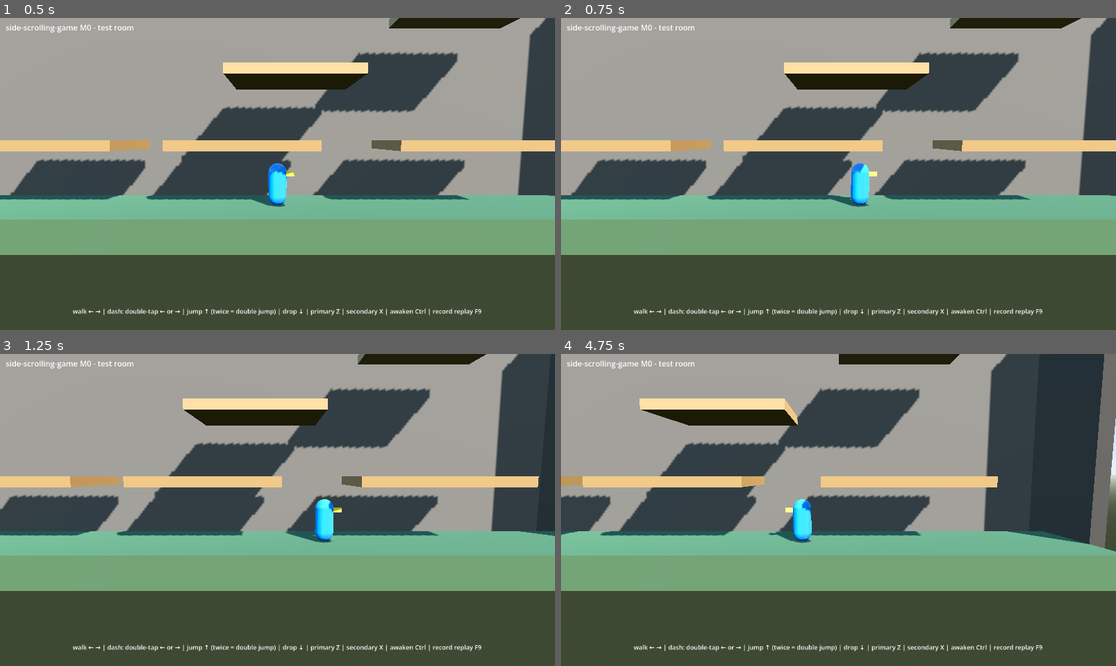
Above: before the commit, frames 1-4 (two rows, left to right).
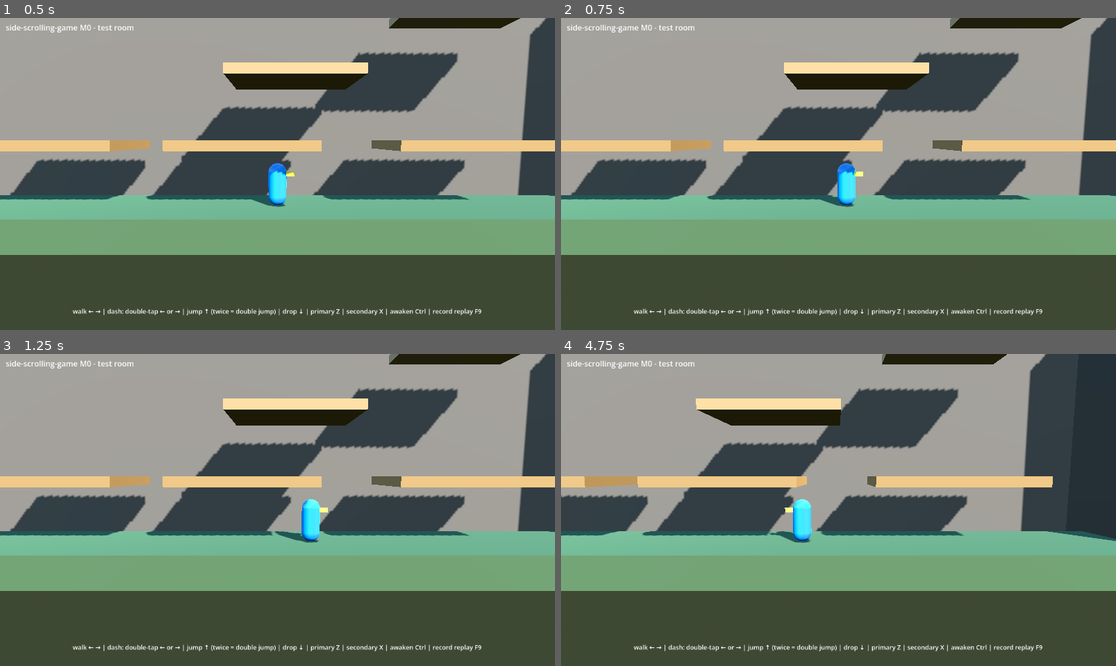
Above: after the commit, the same moments.

Repository: asty8926/side-scrolling-game
Game: Godot game, scene res://game/main.tscn
Two runs of this game, one before a commit and one after it. Both use one fixed random seed, a clock stepped at 60 frames per second and the inputs below.
Inputs (mouse positions are in pixels of both pictures, inside the frame that each line leads up to):
- Up to frame 1 (0.5 s): no input
- Up to frame 2 (0.75 s): tap Enter at 0.5 s; move the mouse to (960, 158) at 0.52 s; hold Right (right) from 0.53 s (still down); tap X (attack_x) at 0.6 s; click (960, 158) at 0.67 s
- Up to frame 3 (1.25 s): keep holding Right (right)
- Up to frame 4 (4.75 s): release Right (right) at 1.25 s; drag from (727, 525) to (810, 572) at 1.27 s; tap Space at 2 s; move the mouse to (894, 441) at 2.02 s; hold Right (right) 2.03-2.75 s; tap Ctrl (awaken) at 2.1 s; drag from (810, 572) to (672, 463) at 2.77 s; tap Enter at 3.5 s; move the mouse to (1005, 556) at 3.52 s; hold Left (left) 3.53-4.25 s; tap Alt at 3.6 s; drag from (672, 463) to (755, 432) at 4.27 s

Frame 1 is identical in both runs. In frame 2, 0.8% of the frame differs, in the area x 46-57%, y 46-61%; in frame 3, 13%; in frame 4, 18%, in the area x 0-100%, y 0-64%.

Commit message:
sim: move state machine with buffered cancel windows, root motion, AABB hits with damage and KD events; training setup

Diff:
--- a/game/replay/sim_setup.gd
+++ b/game/replay/sim_setup.gd
@@ -5,12 +5,19 @@
 ##
 ## - empty: no room, no fighters (sim core tests).
 ## - test_room: data/rooms/test_room.tres + data/characters/ranger_movement.tres
-##   + data/input_settings.tres, one fighter for player 0 at the spawn.
+##   + data/input_settings.tres, one ranger (data/characters/ranger.tres) for
+##   player 0 at the spawn.
+## - training: test_room plus a training dummy (data/characters/dummy.tres)
+##   standing DUMMY_OFFSET in front of the spawn, facing the player.
 
-const SETUPS: Array[StringName] = [&"empty", &"test_room"]
+const SETUPS: Array[StringName] = [&"empty", &"test_room", &"training"]
 const TEST_ROOM: String = "res://data/rooms/test_room.tres"
 const RANGER_MOVEMENT: String = "res://data/characters/ranger_movement.tres"
 const INPUT_SETTINGS: String = "res://data/input_settings.tres"
+const RANGER: String = "res://data/characters/ranger.tres"
+const DUMMY: String = "res://data/characters/dummy.tres"
+## Dummy x relative to the spawn. # proposal, tune
+const DUMMY_OFFSET: int = 1000
 
 
 static func has_setup(setup: StringName) -> bool:
@@ -24,6 +31,8 @@
 			return SimWorld.new(world_seed)
 		&"test_room":
 			return _test_room(world_seed)
+		&"training":
+			return _training(world_seed)
 	push_error("SimSetup: unknown setup '%s'" % setup)
 	return null
 
@@ -40,5 +49,23 @@
 	if not problems.is_empty():
 		push_error("SimSetup: invalid test room data: %s" % "; ".join(problems))
 		return null
-	world.add_fighter(0)
+	var ranger: int = world.add_character(load(RANGER) as CharacterData)
+	if ranger < 0 or world.add_fighter(0, ranger) < 0:
+		push_error("SimSetup: cannot add the ranger from %s" % RANGER)
+		return null
 	return world
+
+
+static func _training(world_seed: int) -> SimWorld:
+	var world: SimWorld = _test_room(world_seed)
+	if world == null:
+		return null
+	var dummy: int = world.add_character(load(DUMMY) as CharacterData)
+	var id: int = world.add_fighter(SimFighter.NO_PLAYER, dummy) if dummy >= 0 else -1
+	if id < 0:
+		push_error("SimSetup: cannot add the training dummy from %s" % DUMMY)
+		return null
+	var fighter: SimFighter = world.fighters[world.fighters.size() - 1]
+	fighter.x = world.room.spawn_x + DUMMY_OFFSET
+	fighter.facing = SimFighter.LEFT
+	return world
--- /dev/null
+++ b/game/sim/sim_combat.gd
@@ -0,0 +1,108 @@
+class_name SimCombat
+extends RefCounted
+## Deterministic attack state machine and 2D AABB hit detection. Frame ticks
+## are zero based. Hit results are events (HP/hitstun responses arrive in #45).
+
+## Display phase of a move. Move state itself is its index + tick on SimFighter.
+enum Phase { IDLE, STARTUP, ACTIVE, RECOVERY }
+
+
+static func current_move(world: SimWorld, f: SimFighter) -> MoveData:
+	if f.move < 0 or f.character >= world.characters.size():
+		return null
+	var moveset: MoveSet = world.characters[f.character].moveset
+	if moveset == null or f.move >= moveset.moves.size():
+		return null
+	return moveset.moves[f.move]
+
+
+static func phase(world: SimWorld, f: SimFighter) -> Phase:
+	var move: MoveData = current_move(world, f)
+	if move == null:
+		return Phase.IDLE
+	if f.move_tick < move.startup:
+		return Phase.STARTUP
+	if f.move_tick < move.startup + move.active:
+		return Phase.ACTIVE
+	return Phase.RECOVERY
+
+
+## Resolves a cancel or a new attack at the start of the tick, before movement.
+static func begin_tick(world: SimWorld, f: SimFighter, history: InputHistory) -> void:
+	if f.character >= world.characters.size():
+		return
+	var moveset: MoveSet = world.characters[f.character].moveset
+	if moveset == null:
+		return
+	var move: MoveData = current_move(world, f)
+	if move != null and f.move_tick >= move.length():
+		f.move = SimFighter.NO_MOVE
+		f.move_tick = 0
+		f.idle_ticks = 0
+		f.hit_keys.clear()
+		move = null
+	if move != null:
+		if f.move_tick >= move.cancel_from and f.move_tick <= move.cancel_to:
+			for next_id: StringName in move.cancel_into:
+				var next: int = moveset.index_of(next_id)
+				if next >= 0 and history.buffered_press(_button(moveset.moves[next]), world.input_settings.buffer_ticks):
+					_start(world, f, next)
+					return
+		return
+	var buffer: int = mini(world.input_settings.buffer_ticks, f.idle_ticks)
+	f.idle_ticks = mini(f.idle_ticks + 1, InputHistory.CAPACITY)
+	if not f.is_grounded():
+		return  # air commands are M1
+	for i: int in moveset.moves.size():
+		var candidate: MoveData = moveset.moves[i]
+		if candidate.start == MoveData.Start.NEUTRAL and history.buffered_press(_button(candidate), buffer):
+			_start(world, f, i)
+			return
+
+
+static func _start(world: SimWorld, f: SimFighter, index: int) -> void:
+	f.move = index
+	f.move_tick = 0
+	f.idle_ticks = 0
+	f.hit_keys.clear()
+	f.dash_dir = 0
+	f.vx = 0
+	var move: MoveData = current_move(world, f)
+	world.emit_event(&"move_start", f.id, 0, move.id)
+
+
+## Applies the move's root motion and hits every overlapping hurtbox once per
+## box. All fighters are in stable id order; no physics engine is consulted.
+static func resolve(world: SimWorld, f: SimFighter) -> void:
+	var move: MoveData = current_move(world, f)
+	if move == null:
+		return
+	var m: MovementParams = world.movement
+	f.x = clampi(f.x + move.motion_at(f.move_tick) * f.facing, world.room.left + m.half_width, world.room.right - m.half_width)
+	for index: int in move.hitboxes.size():
+		var box: HitboxData = move.hitboxes[index]
+		if f.move_tick < box.from_tick or f.move_tick > box.to_tick:
+			continue
+		for target: SimFighter in world.fighters:
+			if target.id == f.id or target.character >= world.characters.size():
+				continue
+			var hurtbox: HurtboxData = world.characters[target.character].hurtbox
+			var key: int = (index << 32) | target.id
+			if not f.hit_keys.has(key) and overlaps(f, box, target, hurtbox):
+				f.hit_keys.append(key)
+				var attack: int = world.characters[f.character].attack
+				world.emit_hit(f.id, target.id, move, attack * move.damage_percent / 100)
+	f.move_tick += 1
+
+
+## Integer AABB overlap (touching edges count as touching/hit).
+static func overlaps(attacker: SimFighter, hit: HitboxData, target: SimFighter, hurt: HurtboxData) -> bool:
+	var ax: int = attacker.x + hit.offset_x * attacker.facing
+	var bx: int = target.x + hurt.offset_x * target.facing
+	var ay: int = attacker.y + hit.offset_y
+	var by: int = target.y + hurt.offset_y
+	return absi(ax - bx) * 2 <= hit.width + hurt.width and ay <= by + hurt.height and ay + hit.height >= by
+
+
+static func _button(move: MoveData) -> int:
+	return InputFrame.Z if move.button == MoveData.AttackButton.Z else InputFrame.X
--- a/game/sim/sim_event.gd
+++ b/game/sim/sim_event.gd
@@ -12,6 +12,9 @@
 var target: int = 0
 ## Move id when relevant (e.g. &"ranger_zzzz_1").
 var move_id: StringName = &""
+## Resolved integer damage and KD added (hit events only).
+var damage: int = 0
+var kd: int = 0
 
 
 func _init(event_tick: int = 0, event_type: StringName = &"", actor_id: int = 0, target_id: int = 0, move: StringName = &"") -> void:
@@ -24,4 +27,7 @@
 
 ## Stable text form used by replay files and test messages: "tick:type:actor:target:move".
 func to_text() -> String:
-	return "%d:%s:%d:%d:%s" % [tick, type, actor, target, move_id]
+	var text: String = "%d:%s:%d:%d:%s" % [tick, type, actor, target, move_id]
+	if type == &"hit":
+		text += ":damage=%d:kd=%d" % [damage, kd]
+	return text
--- a/game/sim/sim_fighter.gd
+++ b/game/sim/sim_fighter.gd
@@ -1,6 +1,7 @@
 class_name SimFighter
 extends RefCounted
-## A player-controlled character in the sim (integer state only).
+## A character in the sim (integer state only): a player's fighter, or a
+## fighter without input (player NO_PLAYER) such as the training dummy.
 ## x = pushbox center, y = feet, in sub-units; velocities in sub-units/tick.
 
 const RIGHT: int = 1
@@ -9,10 +10,16 @@
 const ON_FLOOR: int = -1
 ## `ground` value when airborne.
 const IN_AIR: int = -2
+## `player` of a fighter that reads no input.
+const NO_PLAYER: int = -1
+## `move` when no move is playing.
+const NO_MOVE: int = -1
 
 var id: int = 0
-## Player index whose InputHistory drives this fighter.
+## Player index whose InputHistory drives this fighter, or NO_PLAYER.
 var player: int = 0
+## Index into SimWorld.characters.
+var character: int = 0
 var x: int = 0
 var y: int = 0
 var vx: int = 0
@@ -28,26 +35,47 @@
 ## Ticks left ignoring one-way platforms after a drop-through.
 var drop_ticks: int = 0
 
-## Field order for snapshots. Append new fields at the end and bump
-## SimWorld.SNAPSHOT_VERSION.
-const FIELD_COUNT: int = 11
+## Index of the playing move in the character's MoveSet, or NO_MOVE.
+var move: int = NO_MOVE
+## Ticks since the move started (0 on its first tick).
+var move_tick: int = 0
+## Ticks since the fighter was last free of a move (capped), so a press made
+## during a finished string's recovery does not restart it.
+var idle_ticks: int = 0
+## (hitbox index << 32) | target id, for every hit the current move landed:
+## each hitbox hits each target once per activation.
+var hit_keys: PackedInt64Array = PackedInt64Array()
+
+## Fixed fields in snapshot order (hit_keys follow as a count + values).
+## Append new fields at the end and bump SimWorld.SNAPSHOT_VERSION.
+const FIELD_COUNT: int = 15
+## Most hits one move can record (hitboxes x targets).
+const MAX_HIT_KEYS: int = 256
 
 
 func is_grounded() -> bool:
 	return ground != IN_AIR
 
 
+func is_in_move() -> bool:
+	return move != NO_MOVE
+
+
 func write_to(buf: StreamPeerBuffer) -> void:
-	for value: int in [id, player, x, y, vx, vy, facing, ground, air_jumps, dash_dir, drop_ticks]:
+	for value: int in [id, player, character, x, y, vx, vy, facing, ground, air_jumps, dash_dir, drop_ticks, move, move_tick, idle_ticks]:
 		buf.put_64(value)
+	buf.put_32(hit_keys.size())
+	for key: int in hit_keys:
+		buf.put_64(key)
 
 
 static func read_from(buf: StreamPeerBuffer) -> SimFighter:
-	if buf.get_available_bytes() < FIELD_COUNT * 8:
+	if buf.get_available_bytes() < FIELD_COUNT * 8 + 4:
 		return null
 	var f: SimFighter = SimFighter.new()
 	f.id = buf.get_64()
 	f.player = buf.get_64()
+	f.character = buf.get_64()
 	f.x = buf.get_64()
 	f.y = buf.get_64()
 	f.vx = buf.get_64()
@@ -57,6 +85,18 @@
 	f.air_jumps = buf.get_64()
 	f.dash_dir = buf.get_64()
 	f.drop_ticks = buf.get_64()
-	if (f.facing != RIGHT and f.facing != LEFT) or f.ground < IN_AIR or f.player < 0 or f.air_jumps < 0 or absi(f.dash_dir) > 1 or f.drop_ticks < 0:
+	f.move = buf.get_64()
+	f.move_tick = buf.get_64()
+	f.idle_ticks = buf.get_64()
+	var key_count: int = buf.get_32()
+	if key_count < 0 or key_count > MAX_HIT_KEYS or buf.get_available_bytes() < key_count * 8:
+		return null
+	for i: int in key_count:
+		f.hit_keys.append(buf.get_64())
+	if (f.facing != RIGHT and f.facing != LEFT) or f.ground < IN_AIR or f.player < NO_PLAYER or f.character < 0:
+		return null
+	if f.air_jumps < 0 or absi(f.dash_dir) > 1 or f.drop_ticks < 0:
+		return null
+	if f.move < NO_MOVE or f.move_tick < 0 or f.idle_ticks < 0:
 		return null
 	return f
--- a/game/sim/sim_movement.gd
+++ b/game/sim/sim_movement.gd
@@ -17,8 +17,9 @@
 	var m: MovementParams = world.movement
 	var room: RoomLayout = world.room
 	var window: int = world.input_settings.double_tap_window_ticks
-	var held: int = history.held_now()
-	var pressed: int = history.pressed_ago(0)
+	var attacking: bool = f.is_in_move()
+	var held: int = 0 if attacking else history.held_now()
+	var pressed: int = 0 if attacking else history.pressed_ago(0)
 	var dir: int = 0
 	if (held & InputFrame.RIGHT) != 0:
 		dir += 1
@@ -33,7 +34,7 @@
 		reverse_press = (pressed & against) != 0
 	# An opposite press during a dash is always the reverse (below), even when it
 	# also completes a double tap.
-	if not reverse_press:
+	if not reverse_press and not attacking:
 		if history.double_tap(InputFrame.RIGHT, window):
 			started = SimFighter.RIGHT
 		elif history.double_tap(InputFrame.LEFT, window):
@@ -71,12 +72,12 @@
 		f.vy = 0
 		f.air_jumps = 1
 		world.emit_event(&"drop", f.id)
-	elif f.is_grounded() and history.buffered_press(InputFrame.UP, world.input_settings.buffer_ticks):
+	elif not attacking and f.is_grounded() and history.buffered_press(InputFrame.UP, world.input_settings.buffer_ticks):
 		f.ground = SimFighter.IN_AIR
 		f.vy = m.jump_velocity
 		f.air_jumps = 1
 		world.emit_event(&"jump", f.id)
-	elif not f.is_grounded() and f.air_jumps > 0 and history.buffered_press(InputFrame.UP, 0):
+	elif not attacking and not f.is_grounded() and f.air_jumps > 0 and history.buffered_press(InputFrame.UP, 0):
 		f.vy = m.double_jump_velocity
 		f.air_jumps -= 1
 		world.emit_event(&"double_jump", f.id)
--- a/game/sim/sim_world.gd
+++ b/game/sim/sim_world.gd
@@ -13,9 +13,11 @@
 
 ## Snapshot header. Bump SNAPSHOT_VERSION whenever the field list changes.
 const SNAPSHOT_MAGIC: int = 0x57534D53  # "SMSW"
-const SNAPSHOT_VERSION: int = 3
+const SNAPSHOT_VERSION: int = 4
 ## Players a world accepts input from (party of up to 4).
 const MAX_PLAYERS: int = 4
+## Most fighters (players + dummies/mobs) a world and its snapshot hold.
+const MAX_FIGHTERS: int = 8
 
 ## Ticks stepped since the world was created.
 var tick: int = 0
@@ -42,6 +44,8 @@
 var tier_height: int = 0
 ## Player-controlled fighters, stable insertion order.
 var fighters: Array[SimFighter] = []
+## Static character data, indexed by each fighter's `character` field.
+var characters: Array[CharacterData] = []
 ## Entities in stable insertion order.
 var entities: Array[SimEntity] = []
 var _next_entity_id: int = 1
@@ -75,21 +79,42 @@
 
 ## Adds a fighter for `player` standing on the floor at the room spawn.
 ## Returns its id, or -1 when the world has no room configured or is full.
-func add_fighter(player: int) -> int:
+func add_fighter(player: int, character_index: int = 0) -> int:
 	if room == null or movement == null:
 		push_error("SimWorld.add_fighter: configure() the world first")
 		return -1
-	if fighters.size() >= MAX_PLAYERS:
-		push_error("SimWorld.add_fighter: at most %d fighters fit in a snapshot" % MAX_PLAYERS)
+	if fighters.size() >= MAX_FIGHTERS:
+		push_error("SimWorld.add_fighter: at most %d fighters fit in a snapshot" % MAX_FIGHTERS)
+		return -1
+	if player < SimFighter.NO_PLAYER or player >= MAX_PLAYERS:
+		push_error("SimWorld.add_fighter: player %d is not NO_PLAYER or in [0, %d)" % [player, MAX_PLAYERS])
+		return -1
+	if character_index < 0 or character_index >= characters.size():
+		push_error("SimWorld.add_fighter: unknown character %d (add_character first)" % character_index)
 		return -1
 	var fighter: SimFighter = SimFighter.new()
 	fighter.id = _next_entity_id
 	_next_entity_id += 1
 	fighter.player = player
+	fighter.character = character_index
 	fighter.x = room.spawn_x
 	fighter.y = room.floor_y
 	fighters.append(fighter)
 	return fighter.id
+
+
+## Registers static character data. Returns its index, or -1 with an error
+## when the data is invalid.
+func add_character(data: CharacterData) -> int:
+	if data == null:
+		push_error("SimWorld.add_character: no data")
+		return -1
+	var problems: Array[String] = data.validate()
+	if not problems.is_empty():
+		push_error("SimWorld.add_character: %s is invalid: %s" % [data.id, "; ".join(problems)])
+		return -1
+	characters.append(data)
+	return characters.size() - 1
 
 
 ## Adds an entity, gives it the next id and returns that id.
@@ -147,8 +172,11 @@
 	var empty_history: InputHistory = InputHistory.new()
 	empty_history.push(InputFrame.new())
 	for fighter: SimFighter in fighters:
-		var history: InputHistory = histories[fighter.player] if fighter.player < histories.size() else empty_history
+		var history: InputHistory = histories[fighter.player] if fighter.player >= 0 and fighter.player < histories.size() else empty_history
+		SimCombat.begin_tick(self, fighter, history)
 		SimMovement.step_fighter(self, fighter, history)
+	for fighter: SimFighter in fighters:
+		SimCombat.resolve(self, fighter)
 
 	for entity: SimEntity in entities:
 		entity.x += entity.vx
@@ -160,6 +188,14 @@
 ## Records an event for this tick (used by sim systems).
 func emit_event(type: StringName, actor: int = 0, target: int = 0, move_id: StringName = &"") -> void:
 	events.append(SimEvent.new(tick, type, actor, target, move_id))
+
+
+## Records a hit with resolved damage and KD (response is added in #45).
+func emit_hit(actor: int, target: int, move: MoveData, damage: int) -> void:
+	var event: SimEvent = SimEvent.new(tick, &"hit", actor, target, move.id)
+	event.damage = damage
+	event.kd = move.kd
+	events.append(event)
 
 
 ## Serializes the whole state in a fixed field order (little-endian).
@@ -244,13 +280,13 @@
 		push_error("SimWorld.restore: snapshot truncated before the fighter list")
 		return ERR_INVALID_DATA
 	var fighter_count: int = buf.get_32()
-	if fighter_count < 0 or fighter_count > MAX_PLAYERS:
+	if fighter_count < 0 or fighter_count > MAX_FIGHTERS:
 		push_error("SimWorld.restore: invalid fighter count %d" % fighter_count)
 		return ERR_INVALID_DATA
 	var new_fighters: Array[SimFighter] = []
 	for i: int in fighter_count:
 		var fighter: SimFighter = SimFighter.read_from(buf)
-		if fighter == null or (room != null and fighter.ground >= room.platforms.size()):
+		if fighter == null or (room != null and fighter.ground >= room.platforms.size()) or fighter.player >= MAX_PLAYERS or not _fighter_data_ok(fighter):
 			push_error("SimWorld.restore: invalid fighter %d" % i)
 			return ERR_INVALID_DATA
 		new_fighters.append(fighter)
@@ -306,6 +342,15 @@
 	return OK
 
 
+func _fighter_data_ok(fighter: SimFighter) -> bool:
+	if fighter.character >= characters.size():
+		return false
+	if fighter.move == SimFighter.NO_MOVE:
+		return true
+	var moveset: MoveSet = characters[fighter.character].moveset
+	return moveset != null and fighter.move < moveset.moves.size()
+
+
 static func _input_before(a: InputFrame, b: InputFrame) -> bool:
 	if a.player != b.player:
 		return a.player < b.player
Not shown, added: game/sim/sim_combat.gd.uid
